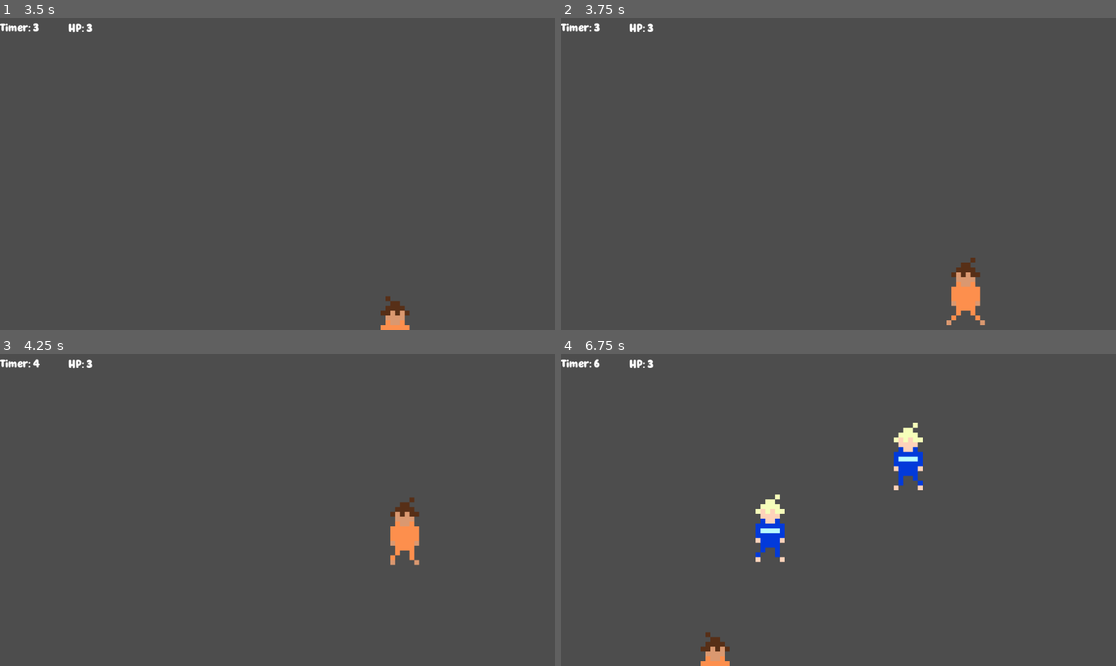
Above: before the commit, frames 1-4 (two rows, left to right).
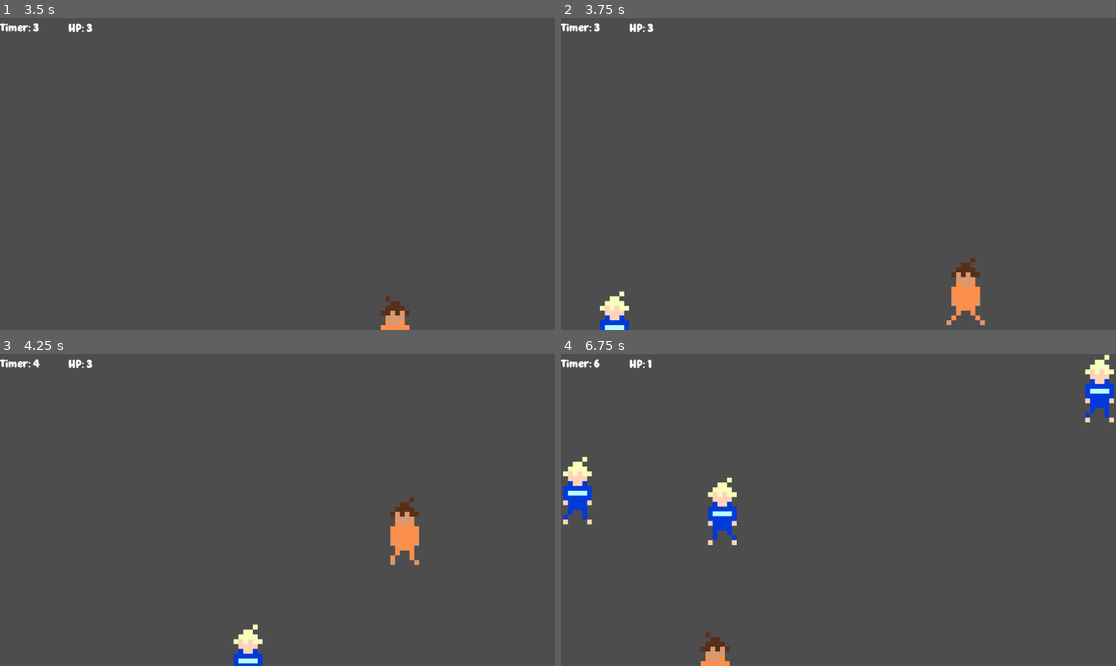
Above: after the commit, the same moments.

Repository: Starlight-dev-gen/Riot-Sim
Game: Godot game, scene res://Scenes/Main_Menu.tscn
Same seed, same stepped clock (60 frames per second), same inputs: the game is played once before the commit and once after it.
Inputs (mouse positions are in pixels of both pictures, inside the frame that each line leads up to):
- Up to frame 1 (3.5 s): click "Play!" at 0.5 s; tap Enter at 1.25 s; move the mouse to (399, 158) at 1.27 s; hold D (Move_right) 1.28-2.03 s; click (399, 158) at 1.42 s; tap Space at 1.52, 2.27 s; move the mouse to (166, 189) at 2.02 s; hold S (Move_down) 2.03-2.78 s; move the mouse to (333, 105) at 2.77 s; hold D (Move_right) from 2.78 s (still down)
- Up to frame 2 (3.75 s): move the mouse to (810, 236) at 3.52 s; release D (Move_right) at 3.53 s; hold W (Move_up) from 3.53 s (still down); click (810, 236) at 3.67 s
- Up to frame 3 (4.25 s): keep holding W (Move_up); tap Space at 3.77 s
- Up to frame 4 (6.75 s): move the mouse to (1005, 556) at 4.27 s; release W (Move_up) at 4.28 s; hold A (Move_left) 4.28-5.78 s; tap Space at 4.52, 5.27 s; move the mouse to (672, 463) at 5.02 s; move the mouse to (866, 510) at 5.77 s; hold S (Move_down) 5.78-6.53 s; click (866, 510) at 5.92 s; move the mouse to (755, 432) at 6.52 s; hold D (Move_right) from 6.53 s (still down)

Frame 1 is identical in both runs. In frame 2, 0.5% of the frame differs, in the area x 7-13%, y 87-100%; in frame 3, 0.5%; in frame 4, 3.9%, in the area x 0-100%, y 0-67%.

Commit message:
Spawn direction fix
Fixed a bug where enemies would be turned in the wrong direction and not enter the playing field when spawned.

Diff:
--- a/riot-simulator/Scenes/death.tscn
+++ b/riot-simulator/Scenes/death.tscn
@@ -86,12 +86,16 @@
 text = "Back To Main Menu"
 
 [node name="HBoxContainer" type="HBoxContainer" parent="."]
-layout_mode = 0
-offset_left = 333.0
-offset_top = 221.0
-offset_right = 765.0
-offset_bottom = 277.0
-metadata/_edit_use_anchors_ = true
+layout_mode = 1
+anchors_preset = -1
+anchor_left = 0.51100004
+anchor_top = 0.34100002
+anchor_right = 0.51100004
+anchor_bottom = 0.34100002
+offset_left = -255.67206
+offset_top = 0.031982422
+offset_right = 255.32794
+offset_bottom = 56.031982
 
 [node name="death time" type="Label" parent="HBoxContainer"]
 layout_mode = 2
--- a/riot-simulator/Scripts/main.gd
+++ b/riot-simulator/Scripts/main.gd
@@ -46,18 +46,27 @@
 func _on_enemy_timer_timeout() -> void:
 	var enemy = enemy_scene.instantiate() # Create a new instance of the enemy.
 	var enemy_spawn_loc = get_node("EnemyPath/EnemySpawnPosition") # Choose random location on path.
-	# dsenemy_spawn_loc.progress_ratio = randf()
-	# enemy.position = enemy_spawn_loc.position # VECTOR2!! Send enemy to random position.
-	var fiddy = randi_range(0,1)
-	if fiddy == 0:
+	enemy_spawn_loc.progress_ratio = randf()
+	enemy.position = enemy_spawn_loc.position # VECTOR2!! Send enemy to random position.
+	var ranny = randi_range(0,3)
+	if ranny == 0:
 		enemy.position = Vector2(randf_range(0, DisplayServer.screen_get_size().x), 0)
+	elif ranny == 2:
+		enemy.position = Vector2(randf_range(0, DisplayServer.screen_get_size().x),
+			DisplayServer.screen_get_size().y)
+	elif ranny == 1:
+		enemy.position = Vector2(0, randf_range(0, DisplayServer.screen_get_size().y))
 	else:
-		enemy.position = Vector2(0, randf_range(0, DisplayServer.screen_get_size().y))
+		enemy.position = Vector2(DisplayServer.screen_get_size().x,
+			randf_range(0, DisplayServer.screen_get_size().y))
 	var direction = enemy_spawn_loc.rotation + PI / 2 # Turn enemy perpendicular to path (90°).
-	direction += randf_range(-PI / 4, PI / 4) # Randomise direction (within 45°).
+	direction = get_node("Player").position - enemy.position
+	# direction += randf_range(-PI / 4, PI / 4) # Randomise direction (within 45°).
 	# enemy.rotation = direction # Apply rotations.
-	var velocity = Vector2(randf_range(200.0, 300), 0.0) # Make random velocity vector.
-	enemy.linear_velocity = velocity.rotated(direction) # Turn vector to direction.
+	# var velocity = Vector2(randf_range(200.0, 300), 0.0) # Make random velocity vector.
+	# enemy.linear_velocity = velocity.rotated(direction) # Turn vector to direction.
+	enemy.linear_velocity = direction
+	# enemy.linear_velocity = enemy.linear_velocity.clamp(Vector2.ZERO, Vector2(500, 500))
 	add_child(enemy) # Spawn the poor sod.
 
 
